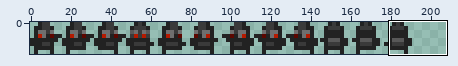
Sprite sheet: assets/agent_2.png. Above, an overview of the earlier version with the close-up marked.
Close-up. Earlier state:
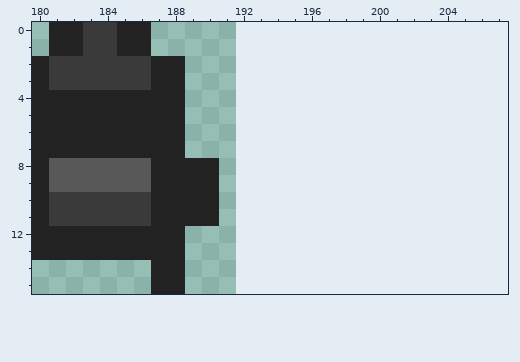
The file is 192x16 pixels. Shown: x 180..207, y 0..15. The old version is drawn lined up with the new one, on the new canvas.
After:
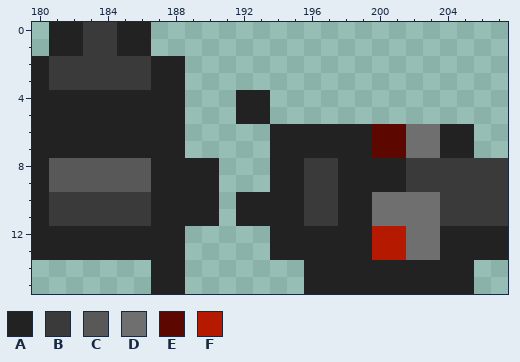
Palette (. is transparent): A #222222  B #3a3a3a  C #585858  D #6f6f6f  E #5c0700  F #b51a00
Diff:
canvas 192x16 -> 208x16
@@ x 190..207 @@
  3 ..................
- 4 ..................
- 5 ..................
- 6 ..................
- 7 ..................
- 8 A.................
- 9 A.................
-10 A.................
-11 A.................
-12 ..................
-13 ..................
-14 ..................
-15 ..................
+ 4 ..AA..............
+ 5 ..AA..............
+ 6 ....AAAAAAEEDDAA..
+ 7 ....AAAAAAEEDDAA..
+ 8 A...AABBAAAABBBBBB
+ 9 A...AABBAAAABBBBBB
+10 A.AAAABBAADDDDBBBB
+11 A.AAAABBAADDDDBBBB
+12 ....AAAAAAFFDDAAAA
+13 ....AAAAAAFFDDAAAA
+14 ......AAAAAAAAAA..
+15 ......AAAAAAAAAA..
Pixel boxes of the changes (left, top, right, bottom) in both close-ups:
added: (236, 90, 508, 294)
